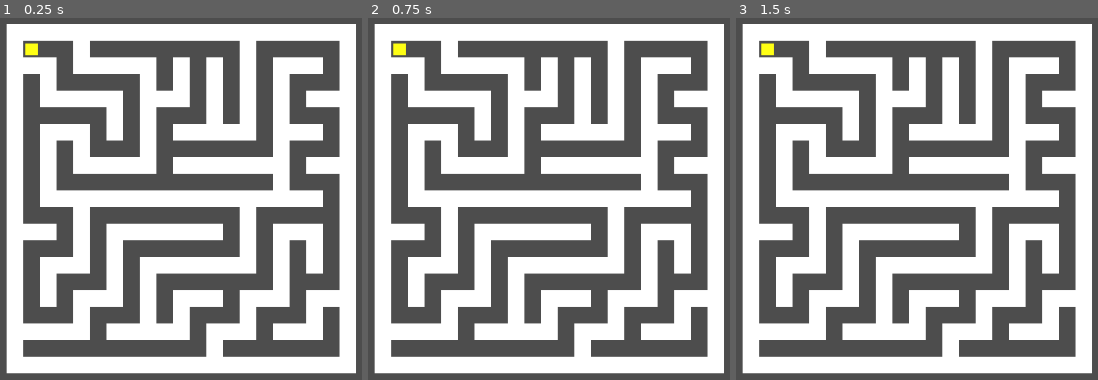
Above: before the commit, frames 1-3 (left to right).
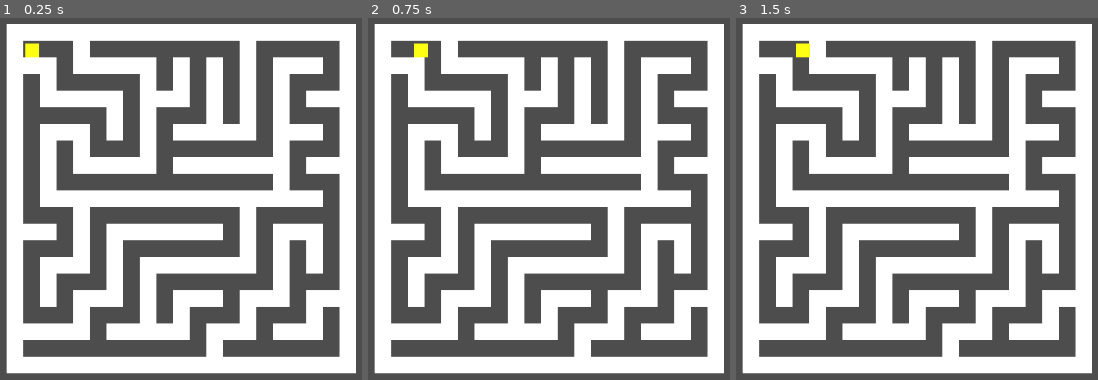
Above: after the commit, the same moments.

Repository: Atharv-Shukla-987/DEJA-MAZE-A-pacman-game
Game: Godot game, scene res://main.tscn
Two runs of this game, one before a commit and one after it. Both use one fixed random seed, a clock stepped at 60 frames per second and the inputs below.
Inputs (mouse positions are in pixels of both pictures, inside the frame that each line leads up to):
- Up to frame 1 (0.25 s): no input
- Up to frame 2 (0.75 s): tap Enter at 0.5 s; move the mouse to (outside the picture) at 0.52 s; hold Right (ui_right) from 0.53 s (still down); hold D (rifht, bound only after the commit) from 0.53 s (still down); click (outside the picture) at 0.67 s
- Up to frame 3 (1.5 s): tap Space at 1.25 s; move the mouse to (819, 231) at 1.27 s; release Right (ui_right) at 1.28 s; release D (rifht, bound only after the commit) at 1.28 s; hold Down (ui_down) from 1.28 s (still down); tap D (rifht, bound only after the commit) at 1.35 s

The runs differ from the first frame. In frame 1, less than 0.1% of the frame differs, in the area x 6-11%, y 6-12%; in frame 2, 0.3%, in the area x 6-17%, y 6-12%; in frame 3, 0.3%.

Commit message:
there was bug because of character script not running it was frustrating as hell

Diff:
--- a/main.tscn
+++ b/main.tscn
@@ -12,4 +12,3 @@
 position = Vector2(343, 269)
 
 [node name="CharacterBody2D" parent="." unique_id=1941752872 instance=ExtResource("2_0xm2m")]
-script = null
--- a/project.godot
+++ b/project.godot
@@ -19,6 +19,29 @@
 
 enabled=PackedStringArray("res://addons/godot_super-wakatime/plugin.cfg")
 
+[input]
+
+left={
+"deadzone": 0.2,
+"events": [Object(InputEventKey,"resource_local_to_scene":false,"resource_name":"","device":-1,"window_id":0,"alt_pressed":false,"shift_pressed":false,"ctrl_pressed":false,"meta_pressed":false,"pressed":false,"keycode":0,"physical_keycode":65,"key_label":0,"unicode":97,"location":0,"echo":false,"script":null)
+]
+}
+rifht={
+"deadzone": 0.2,
+"events": [Object(InputEventKey,"resource_local_to_scene":false,"resource_name":"","device":-1,"window_id":0,"alt_pressed":false,"shift_pressed":false,"ctrl_pressed":false,"meta_pressed":false,"pressed":false,"keycode":0,"physical_keycode":68,"key_label":0,"unicode":100,"location":0,"echo":false,"script":null)
+]
+}
+up={
+"deadzone": 0.2,
+"events": [Object(InputEventKey,"resource_local_to_scene":false,"resource_name":"","device":-1,"window_id":0,"alt_pressed":false,"shift_pressed":false,"ctrl_pressed":false,"meta_pressed":false,"pressed":false,"keycode":0,"physical_keycode":87,"key_label":0,"unicode":119,"location":0,"echo":false,"script":null)
+]
+}
+down={
+"deadzone": 0.2,
+"events": [Object(InputEventKey,"resource_local_to_scene":false,"resource_name":"","device":-1,"window_id":0,"alt_pressed":false,"shift_pressed":false,"ctrl_pressed":false,"meta_pressed":false,"pressed":false,"keycode":0,"physical_keycode":83,"key_label":0,"unicode":115,"location":0,"echo":false,"script":null)
+]
+}
+
 [physics]
 
 3d/physics_engine="Jolt Physics"
--- a/scens/character_body_2d.tscn
+++ b/scens/character_body_2d.tscn
@@ -3,7 +3,6 @@
 [ext_resource type="Script" uid="uid://bvb4lg5u1hbwu" path="res://scripts/character_body_2d.gd" id="1_8xtmt"]
 
 [sub_resource type="RectangleShape2D" id="RectangleShape2D_8xtmt"]
-size = Vector2(12, 11.5)
 
 [node name="CharacterBody2D" type="CharacterBody2D" unique_id=1941752872]
 script = ExtResource("1_8xtmt")
@@ -15,7 +14,7 @@
 anchor_right = 0.5
 anchor_bottom = 0.5
 offset_left = -9.0
-offset_top = -8.5
+offset_top = -8.0
 offset_right = 9.0
 offset_bottom = 8.5
 grow_horizontal = 2
@@ -23,4 +22,5 @@
 color = Color(1, 1, 0.078431375, 1)
 
 [node name="CollisionShape2D" type="CollisionShape2D" parent="." unique_id=1686074324]
+position = Vector2(0, 0.5)
 shape = SubResource("RectangleShape2D_8xtmt")
--- a/scripts/character_body_2d.gd
+++ b/scripts/character_body_2d.gd
@@ -6,24 +6,26 @@
 
 func _ready() -> void:
 	$ColorRect.size = Vector2(20,20)
+	print("hello")
 
-
+@warning_ignore("unused_parameter")
 func _physics_process(delta: float) -> void:
 	var inputdir = Vector2.ZERO
 
 
-	if Input.is_action_pressed("ui_left"):
+	if Input.is_action_pressed("left"):
+		print("hello")
 		inputdir.x = -1
-	if Input.is_action_pressed("ui_right"):
+	if Input.is_action_pressed("rifht"):
 		inputdir.x = 1
 
-	if Input.is_action_pressed("ui_down"):
+	if Input.is_action_pressed("down"):
 		inputdir.y = 1
 
-	if Input.is_action_pressed("ui_up"):
+	if Input.is_action_pressed("up"):
 		inputdir.y =-1
 
 
-
+	print(inputdir,velocity)
 	velocity = inputdir * speed
 	move_and_slide()
--- a/scripts/main.gd
+++ b/scripts/main.gd
@@ -15,7 +15,7 @@
 func _ready() -> void:
 	m_gen = maze_gen.new()
 	data = m_gen.generate(m_width,m_hieght)
-
+	print("kk")
 
 	mazedraw()
 	$CharacterBody2D.position = Vector2(c_size + c_size/2.0,c_size + c_size /2.0 )
@@ -31,15 +31,13 @@
 				wall.color = Color(4.525, 4.525, 11.708, 1.0)
 				$mazecontainer.add_child(wall)
 
-			var wallbody = StaticBody2D.new(
+				var wallbody = StaticBody2D.new()
+				wallbody.position =  Vector2(x*c_size,y * c_size)
 
-			)
-			wallbody.position =  Vector2(x*c_size,y * c_size)
-
-			var collisonshape =CollisionShape2D.new()
-			var shape = RectangleShape2D.new()
-			shape.size = Vector2(c_size,c_size)
-			collisonshape.shape = shape
-			collisonshape.position = Vector2(c_size / 2.0 , c_size /2.0 )
-			wallbody.add_child(collisonshape)
-			$mazecontainer.add_child(wallbody)
+				var collisonshape =CollisionShape2D.new()
+				var shape = RectangleShape2D.new()
+				shape.size = Vector2(c_size,c_size)
+				collisonshape.shape = shape
+				collisonshape.position = Vector2(c_size / 2.0 , c_size /2.0 )
+				wallbody.add_child(collisonshape)
+				$mazecontainer.add_child(wallbody)
